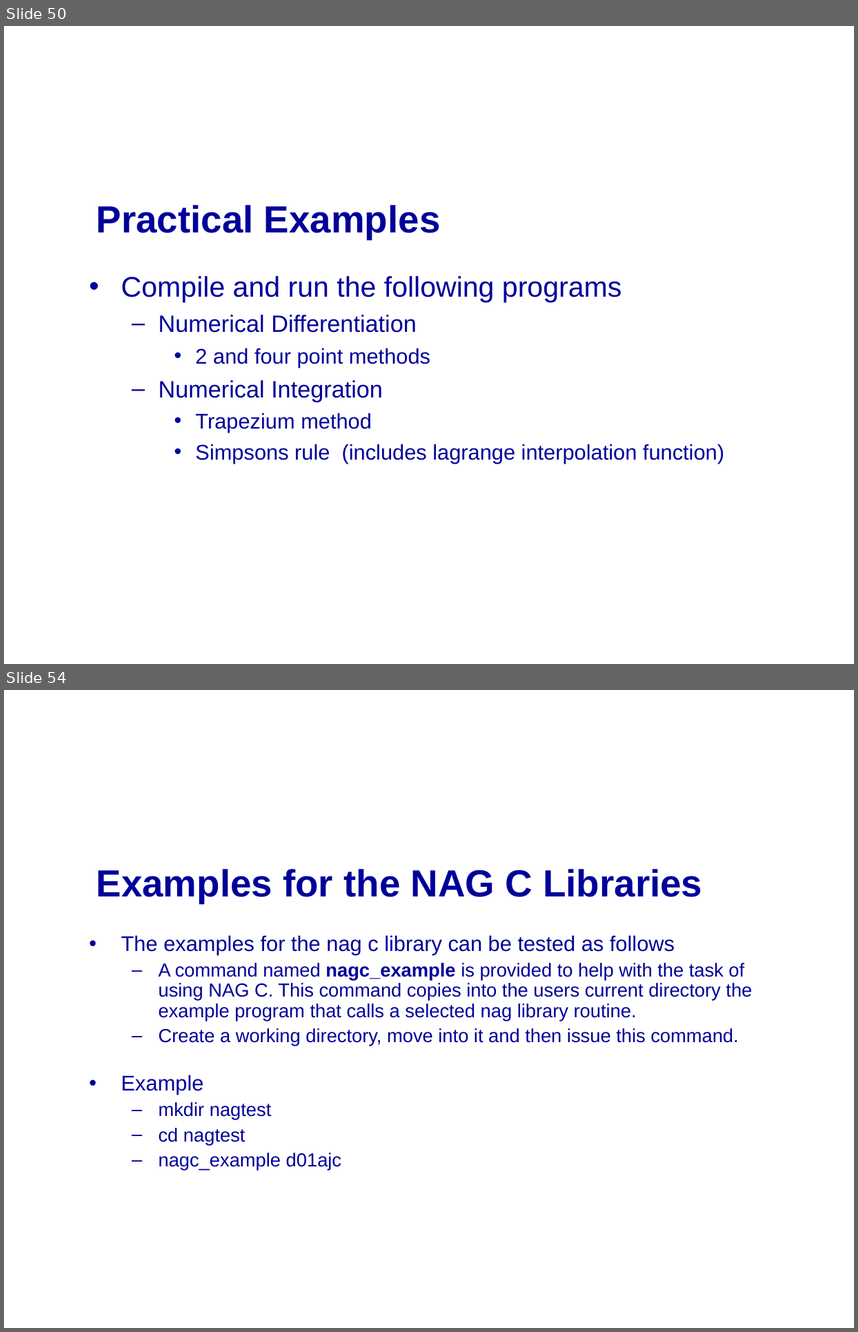
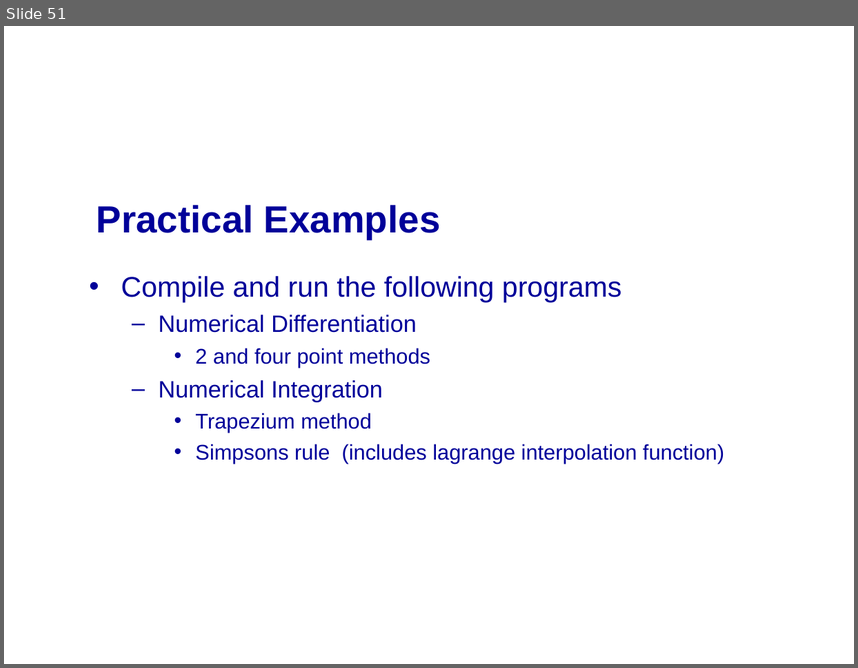
Before and after one commit to mikeg64/iome, a slide deck: src/examples/course/c/presentation/IntrotoC3.ppt. Shown one above the other, each under a label of ours: slides 50 and 54 before the commit, slide 51 after it; the slides between them are not shown. The pictures are 858x1332 and 858x668 pixels, drawn with LibreOffice and Linux fonts; fonts in the diff are those of the drawing; background and template pictures are left out. Boxes give left, top, right and bottom in pixels: in the first picture for what was removed or moved away, otherwise in the second. Text is boxed around its words. In the diff, an @@ line names an element or a change of style, - is before the commit and + after.

Commit message:
Updating basic examples for c programming course

```diff
--- a/src/examples/course/c/presentation/IntrotoC3.ppt
+++ b/src/examples/course/c/presentation/IntrotoC3.ppt
@@ slide 54 removed at (4, 690, 854, 1328), background picture (left out) @@
@@ title removed at (96, 869, 702, 903) @@
-Examples for the NAG C Libraries
@@ text removed at (121, 935, 752, 1170) @@
-• The examples for the nag c library can be tested as follows
-  – A command named nagc_example is provided to help with the task of using NAG C. This command copies into the users current directory the example program that calls a selected nag library routine.
-  – Create a working directory, move into it and then issue this command.
-• Example
-  – mkdir nagtest
-  – cd nagtest
-  – nagc_example d01ajc
@@ what was slide 50 is now slide 51 @@
```
Also in this commit, not shown: 1 slide added, 5 other slides removed, 11 other files.
